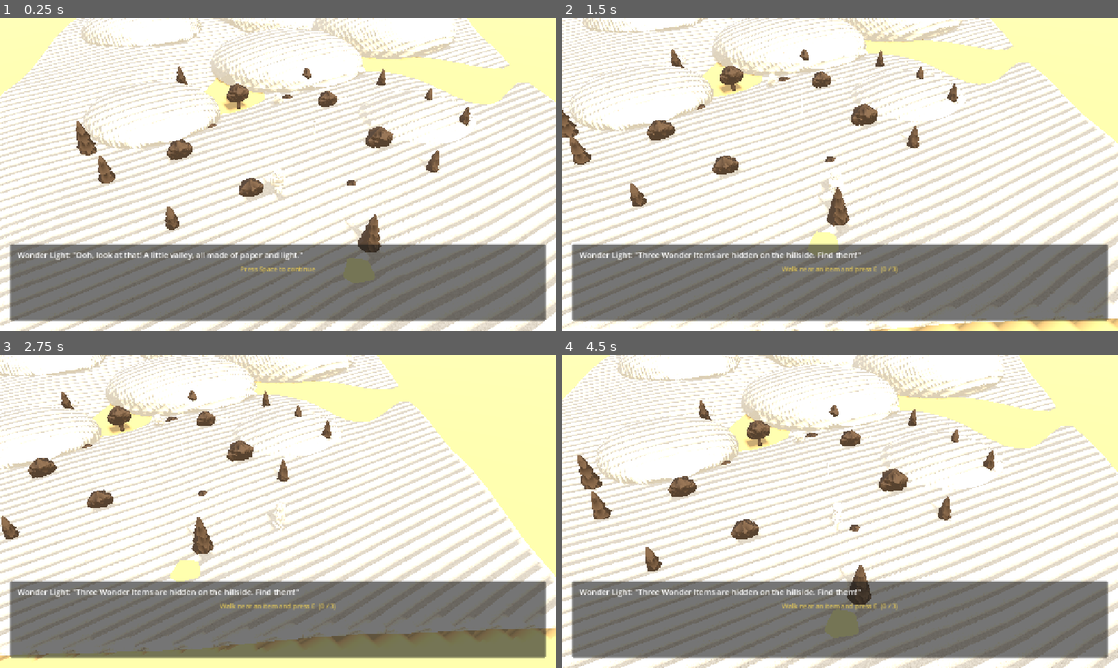
Above: before the commit, frames 1-4 (two rows, left to right).
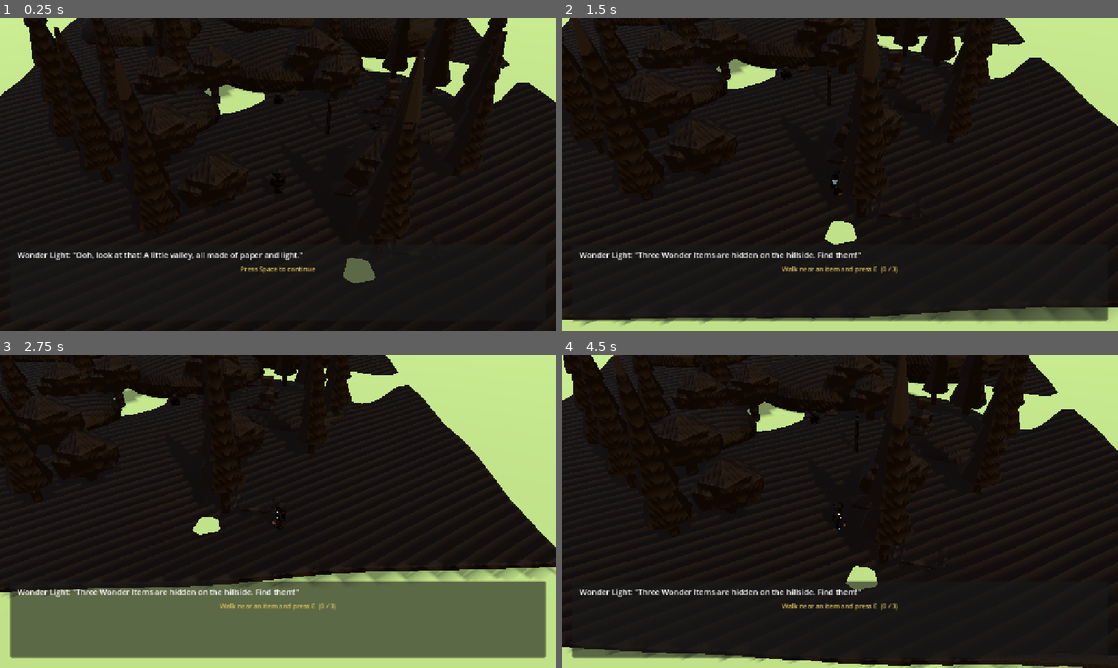
Above: after the commit, the same moments.

Repository: onesLeo/little-light
Game: Godot game, scene res://scenes/main.tscn
Two runs of this game, one before a commit and one after it. Both use one fixed random seed, a clock stepped at 60 frames per second and the inputs below.
Inputs:
- Up to frame 1 (0.25 s): no input
- Up to frame 2 (1.5 s): tap Space (ui_accept) at 0.5, 0.77 s; hold D (move_right) 0.53-1.28 s; hold E (interact) 0.53-1.28 s; hold S (move_back) from 1.28 s (still down); tap E (interact) at 1.35 s
- Up to frame 3 (2.75 s): tap Space (ui_accept) at 1.52 s; tap E (interact) at 2 s; release S (move_back) at 2.03 s; hold D (move_right) from 2.03 s (still down); hold E (interact) from 2.03 s (still down)
- Up to frame 4 (4.5 s): release D (move_right) at 2.78 s; release E (interact) at 2.78 s; hold W (move_forward) 2.78-3.53 s; tap E (interact) at 2.85, 3.5, 4.35 s; tap Space (ui_accept) at 3.02, 3.77 s; hold E (interact) 3.53-4.28 s; hold A (move_left) from 3.53 s (still down)

The runs differ from the first frame. In frame 1, 100% of the frame differs, in the area x 0-100%, y 0-100%; in frame 2, 100%; in frame 3, 98%; in frame 4, 100%.

Commit message:
Polish valley v4: tall trees, sage hills, stream+waterfall, contrast recolors
Trees 5.6–7.5m cypress; sage/terracotta land; teal brook + small waterfall;
Wonder-Walker/David/items recolored for readability; main.tscn wired to new GLBs.

Diff:
--- a/scenes/main.tscn
+++ b/scenes/main.tscn
@@ -1,12 +1,12 @@
 [gd_scene load_steps=18 format=3]
 
-[ext_resource type="PackedScene" path="res://assets/wonder_walker_v3.glb" id="1_ww"]
-[ext_resource type="PackedScene" path="res://assets/bethlehem_valley_v3.glb" id="2_valley"]
+[ext_resource type="PackedScene" path="res://assets/wonder_walker_v4.glb" id="1_ww"]
+[ext_resource type="PackedScene" path="res://assets/bethlehem_valley_v4.glb" id="2_valley"]
 [ext_resource type="Script" path="res://scripts/wonder_walker.gd" id="3_ww_script"]
 [ext_resource type="Script" path="res://scripts/steady_hands_minigame.gd" id="4_sh"]
 [ext_resource type="Script" path="res://scripts/chapter_director.gd" id="5_dir"]
-[ext_resource type="PackedScene" path="res://assets/david_mentor_v2.glb" id="6_david"]
-[ext_resource type="PackedScene" path="res://assets/wonder_items_v2.glb" id="7_items"]
+[ext_resource type="PackedScene" path="res://assets/david_mentor_v3.glb" id="6_david"]
+[ext_resource type="PackedScene" path="res://assets/wonder_items_v3.glb" id="7_items"]
 [ext_resource type="Script" path="res://scripts/tabletop_camera.gd" id="8_cam"]
 [ext_resource type="Script" path="res://scripts/mesh_collision_baker.gd" id="9_bake"]
 
@@ -21,7 +21,7 @@
 size = Vector3(80, 1, 80)
 
 [sub_resource type="StandardMaterial3D" id="Mat_floor"]
-albedo_color = Color(0.72, 0.62, 0.45, 1)
+albedo_color = Color(0.40, 0.50, 0.36, 1)
 roughness = 0.95
 
 [sub_resource type="SphereShape3D" id="SphereShape3D_item"]
@@ -120,7 +120,7 @@
 [node name="WonderItems" type="Node3D" parent="."]
 
 [node name="WonderItemsVisual" parent="WonderItems" instance=ExtResource("7_items")]
-transform = Transform3D(1, 0, 0, 0, 1, 0, 0, 0, 1, 0, 0, 0)
+transform = Transform3D(1.35, 0, 0, 0, 1.35, 0, 0, 0, 1.35, 0, 0, 0)
 
 [node name="WonderItem_Stone" type="Area3D" parent="WonderItems"]
 transform = Transform3D(1, 0, 0, 0, 1, 0, 0, 0, 1, 0, 0.5, 0)
--- a/scripts/mesh_collision_baker.gd
+++ b/scripts/mesh_collision_baker.gd
@@ -3,7 +3,7 @@
 ## Use on imported GLB roots (valley, props) that ship without physics.
 
 @export var collision_layer: int = 1
-@export var skip_name_contains: PackedStringArray = ["Outline", "Shadow"]
+@export var skip_name_contains: PackedStringArray = ["Outline", "Shadow", "Stream", "Waterfall", "Foam"]
 
 
 func _ready() -> void:
Binary file added: art/previews/valley_preview_v4.png
Binary file added: assets/bethlehem_valley_v4.glb
Binary file added: assets/david_mentor_v3.glb
Binary file added: assets/wonder_items_v3.glb
Binary file added: assets/wonder_walker_v4.glb
Not shown, added: art/blender/scripts/polish_valley_v4.py
Not shown, added: art/blender/scripts/recolor_characters_v2.py
Not shown, added: art/blender/scripts/render_valley_preview_v4.py
